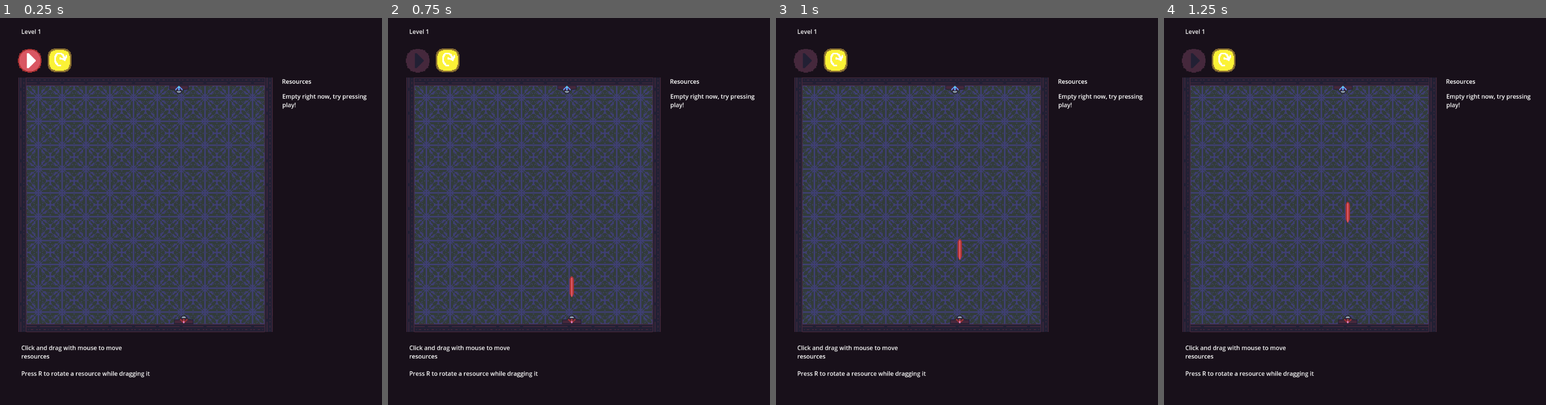
Above: before the commit, frames 1-4 (left to right).
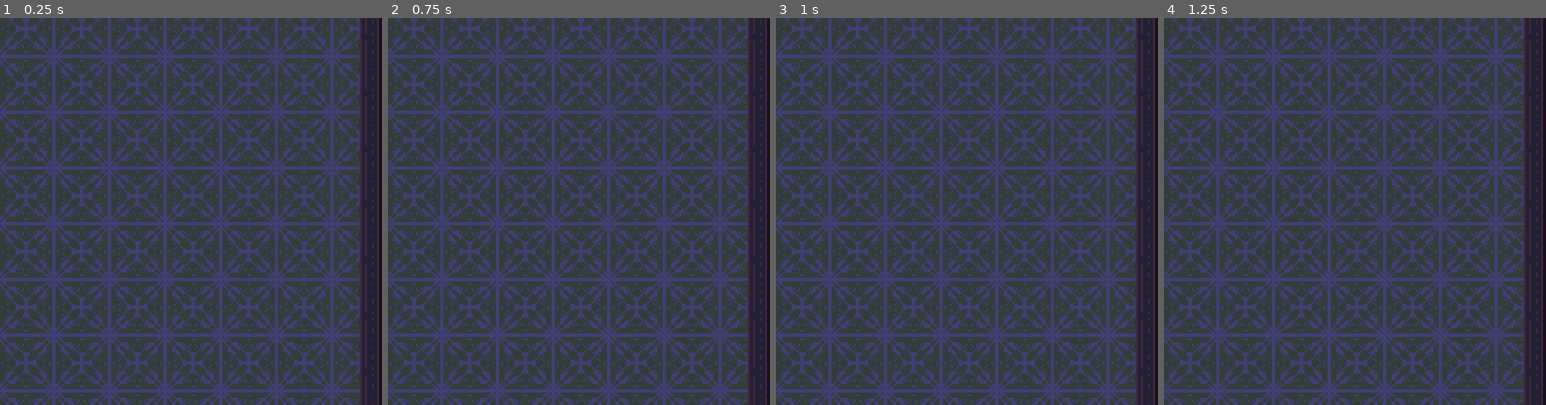
Above: after the commit, the same moments.

Repository: soheilchavo/AllAboutThatSnellNoTreble
Game: Godot game, scene res://Levels/Level1.tscn
Same seed, same stepped clock (60 frames per second), same inputs: the game is played once before the commit and once after it.
Inputs (mouse positions are in pixels of both pictures, inside the frame that each line leads up to):
- Up to frame 1 (0.25 s): no input
- Up to frame 2 (0.75 s): tap R (Rotate) at 0.5 s; drag from (418, 60) to (567, 91) at 0.52 s
- Up to frame 3 (1 s): no input
- Up to frame 4 (1.25 s): no input

The runs differ from the first frame. In frame 1, 79% of the frame differs, in the area x 0-100%, y 0-100%; in frame 2, 79%; in frame 3, 79%; in frame 4, 79%.

Commit message:
Minor Reforms

Diff:
--- a/Levels/Level1.tscn
+++ b/Levels/Level1.tscn
@@ -1,6 +1,7 @@
-[gd_scene load_steps=10 format=3 uid="uid://bbwaac5tli6dq"]
+[gd_scene load_steps=11 format=3 uid="uid://bbwaac5tli6dq"]
 
 [ext_resource type="Texture2D" uid="uid://3efhem05d81h" path="res://sprites/Background.png" id="1_5g41i"]
+[ext_resource type="PackedScene" uid="uid://cws2rop55m7jy" path="res://camera_obj.tscn" id="1_7fl83"]
 [ext_resource type="Texture2D" uid="uid://7ep6i32i28j6" path="res://sprites/Wall.png" id="2_7fl83"]
 [ext_resource type="PackedScene" uid="uid://cl2jadwc7hird" path="res://scenes/Source.tscn" id="3_p5226"]
 [ext_resource type="PackedScene" uid="uid://u0ihkwmrusrc" path="res://scenes/Reciever.tscn" id="4_tuji2"]
@@ -14,10 +15,7 @@
 
 [node name="BaseScene" type="Node2D"]
 
-[node name="Camera2D" type="Camera2D" parent="."]
-offset = Vector2(137.26, 0)
-zoom = Vector2(0.77, 0.77)
-limit_enabled = false
+[node name="Camera2D" parent="." instance=ExtResource("1_7fl83")]
 
 [node name="Backgrounds" type="Node2D" parent="."]
 
--- a/Levels/Level10.tscn
+++ b/Levels/Level10.tscn
@@ -1,6 +1,7 @@
-[gd_scene load_steps=16 format=3 uid="uid://cvj2tyhitevbk"]
+[gd_scene load_steps=17 format=3 uid="uid://cvj2tyhitevbk"]
 
 [ext_resource type="Texture2D" uid="uid://3efhem05d81h" path="res://sprites/Background.png" id="1_av53g"]
+[ext_resource type="PackedScene" uid="uid://cws2rop55m7jy" path="res://camera_obj.tscn" id="1_g6ghg"]
 [ext_resource type="Texture2D" uid="uid://7ep6i32i28j6" path="res://sprites/Wall.png" id="2_g6ghg"]
 [ext_resource type="PackedScene" uid="uid://cl2jadwc7hird" path="res://scenes/Source.tscn" id="3_8nqai"]
 [ext_resource type="PackedScene" uid="uid://u0ihkwmrusrc" path="res://scenes/Reciever.tscn" id="4_357ht"]
@@ -24,10 +25,7 @@
 
 [node name="BaseScene" type="Node2D"]
 
-[node name="Camera2D" type="Camera2D" parent="."]
-offset = Vector2(137.26, 0)
-zoom = Vector2(0.77, 0.77)
-limit_enabled = false
+[node name="Camera2D" parent="." instance=ExtResource("1_g6ghg")]
 
 [node name="Backgrounds" type="Node2D" parent="."]
 
--- a/Levels/Level2.tscn
+++ b/Levels/Level2.tscn
@@ -1,6 +1,7 @@
-[gd_scene load_steps=11 format=3 uid="uid://csos8wugnncb4"]
+[gd_scene load_steps=12 format=3 uid="uid://csos8wugnncb4"]
 
 [ext_resource type="Texture2D" uid="uid://3efhem05d81h" path="res://sprites/Background.png" id="1_vd23k"]
+[ext_resource type="PackedScene" uid="uid://cws2rop55m7jy" path="res://camera_obj.tscn" id="1_x7rwe"]
 [ext_resource type="Texture2D" uid="uid://7ep6i32i28j6" path="res://sprites/Wall.png" id="2_x7rwe"]
 [ext_resource type="PackedScene" uid="uid://cl2jadwc7hird" path="res://scenes/Source.tscn" id="3_lf2mf"]
 [ext_resource type="PackedScene" uid="uid://u0ihkwmrusrc" path="res://scenes/Reciever.tscn" id="4_80cou"]
@@ -15,10 +16,7 @@
 
 [node name="BaseScene" type="Node2D"]
 
-[node name="Camera2D" type="Camera2D" parent="."]
-offset = Vector2(137.26, 0)
-zoom = Vector2(0.77, 0.77)
-limit_enabled = false
+[node name="Camera2D" parent="." instance=ExtResource("1_x7rwe")]
 
 [node name="Backgrounds" type="Node2D" parent="."]
 
--- a/Levels/Level3.tscn
+++ b/Levels/Level3.tscn
@@ -1,5 +1,6 @@
-[gd_scene load_steps=11 format=3 uid="uid://c1nxi4582emxn"]
-
+[gd_scene load_steps=12 format=3 uid="uid://c1nxi4582emxn"]
+
+[ext_resource type="PackedScene" uid="uid://cws2rop55m7jy" path="res://camera_obj.tscn" id="1_hy5j1"]
 [ext_resource type="Texture2D" uid="uid://3efhem05d81h" path="res://sprites/Background.png" id="1_q5lgr"]
 [ext_resource type="Texture2D" uid="uid://7ep6i32i28j6" path="res://sprites/Wall.png" id="2_hy5j1"]
 [ext_resource type="PackedScene" uid="uid://cl2jadwc7hird" path="res://scenes/Source.tscn" id="3_xxxi4"]
@@ -15,10 +16,7 @@
 
 [node name="BaseScene" type="Node2D"]
 
-[node name="Camera2D" type="Camera2D" parent="."]
-offset = Vector2(137.26, 0)
-zoom = Vector2(0.77, 0.77)
-limit_enabled = false
+[node name="Camera2D" parent="." instance=ExtResource("1_hy5j1")]
 
 [node name="Backgrounds" type="Node2D" parent="."]
 
--- a/Levels/Level4.tscn
+++ b/Levels/Level4.tscn
@@ -1,6 +1,7 @@
-[gd_scene load_steps=11 format=3 uid="uid://c40w5jbkuppa3"]
+[gd_scene load_steps=12 format=3 uid="uid://c40w5jbkuppa3"]
 
 [ext_resource type="Texture2D" uid="uid://3efhem05d81h" path="res://sprites/Background.png" id="1_lfbxl"]
+[ext_resource type="PackedScene" uid="uid://cws2rop55m7jy" path="res://camera_obj.tscn" id="1_v72e1"]
 [ext_resource type="Texture2D" uid="uid://7ep6i32i28j6" path="res://sprites/Wall.png" id="2_v72e1"]
 [ext_resource type="PackedScene" uid="uid://cl2jadwc7hird" path="res://scenes/Source.tscn" id="3_so18s"]
 [ext_resource type="PackedScene" uid="uid://u0ihkwmrusrc" path="res://scenes/Reciever.tscn" id="4_hg5yk"]
@@ -15,10 +16,7 @@
 
 [node name="BaseScene" type="Node2D"]
 
-[node name="Camera2D" type="Camera2D" parent="."]
-offset = Vector2(137.26, 0)
-zoom = Vector2(0.77, 0.77)
-limit_enabled = false
+[node name="Camera2D" parent="." instance=ExtResource("1_v72e1")]
 
 [node name="Backgrounds" type="Node2D" parent="."]
 
--- a/Levels/Level5.tscn
+++ b/Levels/Level5.tscn
@@ -1,5 +1,6 @@
-[gd_scene load_steps=11 format=3 uid="uid://b6jc0opw1t888"]
-
+[gd_scene load_steps=12 format=3 uid="uid://b6jc0opw1t888"]
+
+[ext_resource type="PackedScene" uid="uid://cws2rop55m7jy" path="res://camera_obj.tscn" id="1_nijbd"]
 [ext_resource type="Texture2D" uid="uid://3efhem05d81h" path="res://sprites/Background.png" id="1_w1sat"]
 [ext_resource type="Texture2D" uid="uid://7ep6i32i28j6" path="res://sprites/Wall.png" id="2_nijbd"]
 [ext_resource type="PackedScene" uid="uid://cl2jadwc7hird" path="res://scenes/Source.tscn" id="3_cg4ff"]
@@ -15,10 +16,7 @@
 
 [node name="BaseScene" type="Node2D"]
 
-[node name="Camera2D" type="Camera2D" parent="."]
-offset = Vector2(137.26, 0)
-zoom = Vector2(0.77, 0.77)
-limit_enabled = false
+[node name="Camera2D" parent="." instance=ExtResource("1_nijbd")]
 
 [node name="Backgrounds" type="Node2D" parent="."]
 
--- a/Levels/Level6.tscn
+++ b/Levels/Level6.tscn
@@ -1,5 +1,6 @@
-[gd_scene load_steps=11 format=3 uid="uid://pwabbodef4tt"]
-
+[gd_scene load_steps=12 format=3 uid="uid://pwabbodef4tt"]
+
+[ext_resource type="PackedScene" uid="uid://cws2rop55m7jy" path="res://camera_obj.tscn" id="1_nkn5i"]
 [ext_resource type="Texture2D" uid="uid://3efhem05d81h" path="res://sprites/Background.png" id="1_uj6fh"]
 [ext_resource type="Texture2D" uid="uid://7ep6i32i28j6" path="res://sprites/Wall.png" id="2_nkn5i"]
 [ext_resource type="PackedScene" uid="uid://cl2jadwc7hird" path="res://scenes/Source.tscn" id="3_me3ps"]
@@ -15,10 +16,7 @@
 
 [node name="BaseScene" type="Node2D"]
 
-[node name="Camera2D" type="Camera2D" parent="."]
-offset = Vector2(137.26, 0)
-zoom = Vector2(0.77, 0.77)
-limit_enabled = false
+[node name="Camera2D" parent="." instance=ExtResource("1_nkn5i")]
 
 [node name="Backgrounds" type="Node2D" parent="."]
 
--- a/Levels/Level7.tscn
+++ b/Levels/Level7.tscn
@@ -1,5 +1,6 @@
 [gd_scene load_steps=17 format=3 uid="uid://0akihebpwd5p"]
 
+[ext_resource type="PackedScene" uid="uid://cws2rop55m7jy" path="res://camera_obj.tscn" id="1_4b247"]
 [ext_resource type="Texture2D" uid="uid://3efhem05d81h" path="res://sprites/Background.png" id="1_sdhjx"]
 [ext_resource type="Texture2D" uid="uid://7ep6i32i28j6" path="res://sprites/Wall.png" id="2_i4375"]
 [ext_resource type="PackedScene" uid="uid://cl2jadwc7hird" path="res://scenes/Source.tscn" id="3_4b247"]
@@ -15,26 +16,20 @@
 size = Vector2(680, 20)
 
 [sub_resource type="RectangleShape2D" id="RectangleShape2D_i4375"]
-size = Vector2(415, 20)
+size = Vector2(526, 20)
 
 [sub_resource type="RectangleShape2D" id="RectangleShape2D_4b247"]
-size = Vector2(383, 20)
+size = Vector2(302, 20)
 
 [sub_resource type="RectangleShape2D" id="RectangleShape2D_o4d3g"]
 size = Vector2(579.5, 20)
 
 [sub_resource type="RectangleShape2D" id="RectangleShape2D_isovy"]
-size = Vector2(191.75, 20)
-
-[sub_resource type="RectangleShape2D" id="RectangleShape2D_g3tdx"]
-size = Vector2(125.875, 20)
+size = Vector2(247.75, 20)
 
 [node name="BaseScene" type="Node2D"]
 
-[node name="Camera2D" type="Camera2D" parent="."]
-offset = Vector2(137.26, 0)
-zoom = Vector2(0.77, 0.77)
-limit_enabled = false
+[node name="Camera2D" parent="." instance=ExtResource("1_4b247")]
 
 [node name="Backgrounds" type="Node2D" parent="."]
 
@@ -636,20 +631,6 @@
 flip_h = true
 flip_v = true
 
-[node name="Wall44" type="Sprite2D" parent="Walls"]
-position = Vector2(-157, -307)
-rotation = 1.5707964
-texture = ExtResource("2_i4375")
-flip_h = true
-flip_v = true
-
-[node name="Wall45" type="Sprite2D" parent="Walls"]
-position = Vector2(-157, -243)
-rotation = 1.5707964
-texture = ExtResource("2_i4375")
-flip_h = true
-flip_v = true
-
 [node name="Wall47" type="Sprite2D" parent="Walls"]
 position = Vector2(-157, -63)
 rotation = 1.5707964
@@ -657,6 +638,20 @@
 flip_h = true
 flip_v = true
 
+[node name="Wall58" type="Sprite2D" parent="Walls"]
+position = Vector2(-157, -125)
+rotation = 1.5707964
+texture = ExtResource("2_i4375")
+flip_h = true
+flip_v = true
+
+[node name="Wall59" type="Sprite2D" parent="Walls"]
+position = Vector2(-157, -174)
+rotation = 1.5707964
+texture = ExtResource("2_i4375")
+flip_h = true
+flip_v = true
+
 [node name="Wall48" type="Sprite2D" parent="Walls"]
 position = Vector2(-157, -52)
 rotation = 1.5707964
@@ -727,15 +722,8 @@
 flip_h = true
 flip_v = true
 
-[node name="Wall59" type="Sprite2D" parent="Walls"]
-position = Vector2(11, -51)
-rotation = 1.5707964
-texture = ExtResource("2_i4375")
-flip_h = true
-flip_v = true
-
 [node name="Wall60" type="Sprite2D" parent="Walls"]
-position = Vector2(11, 13)
+position = Vector2(11, -121)
 rotation = 1.5707964
 texture = ExtResource("2_i4375")
 flip_h = true
@@ -743,6 +731,13 @@
 
 [node name="Wall61" type="Sprite2D" parent="Walls"]
 position = Vector2(11, 77)
+rotation = 1.5707964
+texture = ExtResource("2_i4375")
+flip_h = true
+flip_v = true
+
+[node name="Wall75" type="Sprite2D" parent="Walls"]
+position = Vector2(11, 31)
 rotation = 1.5707964
 texture = ExtResource("2_i4375")
 flip_h = true
@@ -963,12 +958,12 @@
 shape = SubResource("RectangleShape2D_2puwf")
 
 [node name="CollisionShape2D5" type="CollisionShape2D" parent="Walls/Wallbody2"]
-position = Vector2(-154, 112.5)
+position = Vector2(-154, 57)
 rotation = 1.5707964
 shape = SubResource("RectangleShape2D_i4375")
 
 [node name="CollisionShape2D6" type="CollisionShape2D" parent="Walls/Wallbody2"]
-position = Vector2(12.999998, 109.5)
+position = Vector2(12.999996, 150)
 rotation = 1.5707964
 shape = SubResource("RectangleShape2D_4b247")
 
@@ -978,14 +973,9 @@
 shape = SubResource("RectangleShape2D_o4d3g")
 
 [node name="CollisionShape2D8" type="CollisionShape2D" parent="Walls/Wallbody2"]
-position = Vector2(13.000009, -241.875)
+position = Vector2(13.000008, -213.875)
 rotation = 1.5707964
 shape = SubResource("RectangleShape2D_isovy")
-
-[node name="CollisionShape2D9" type="CollisionShape2D" parent="Walls/Wallbody2"]
-position = Vector2(-154, -273.9375)
-rotation = 1.5707964
-shape = SubResource("RectangleShape2D_g3tdx")
 
 [node name="CollisionShape2D3" type="CollisionShape2D" parent="Walls/Wallbody2"]
 position = Vector2(340, 0)
--- a/Levels/Level8.tscn
+++ b/Levels/Level8.tscn
@@ -1,5 +1,6 @@
-[gd_scene load_steps=12 format=3 uid="uid://cl08pujp4s7kk"]
-
+[gd_scene load_steps=13 format=3 uid="uid://cl08pujp4s7kk"]
+
+[ext_resource type="PackedScene" uid="uid://cws2rop55m7jy" path="res://camera_obj.tscn" id="1_mu778"]
 [ext_resource type="Texture2D" uid="uid://3efhem05d81h" path="res://sprites/Background.png" id="1_s35pp"]
 [ext_resource type="Texture2D" uid="uid://7ep6i32i28j6" path="res://sprites/Wall.png" id="2_mu778"]
 [ext_resource type="PackedScene" uid="uid://cl2jadwc7hird" path="res://scenes/Source.tscn" id="3_uuuni"]
@@ -16,10 +17,7 @@
 
 [node name="BaseScene" type="Node2D"]
 
-[node name="Camera2D" type="Camera2D" parent="."]
-offset = Vector2(137.26, 0)
-zoom = Vector2(0.77, 0.77)
-limit_enabled = false
+[node name="Camera2D" parent="." instance=ExtResource("1_mu778")]
 
 [node name="Backgrounds" type="Node2D" parent="."]
 
--- a/Levels/Level9.tscn
+++ b/Levels/Level9.tscn
@@ -1,6 +1,7 @@
-[gd_scene load_steps=17 format=3 uid="uid://c1qj1aibsyb0j"]
+[gd_scene load_steps=18 format=3 uid="uid://c1qj1aibsyb0j"]
 
 [ext_resource type="Texture2D" uid="uid://3efhem05d81h" path="res://sprites/Background.png" id="1_15dr6"]
+[ext_resource type="PackedScene" uid="uid://cws2rop55m7jy" path="res://camera_obj.tscn" id="1_by1fu"]
 [ext_resource type="Texture2D" uid="uid://7ep6i32i28j6" path="res://sprites/Wall.png" id="2_dvuif"]
 [ext_resource type="PackedScene" uid="uid://cl2jadwc7hird" path="res://scenes/Source.tscn" id="3_7ph8i"]
 [ext_resource type="PackedScene" uid="uid://u0ihkwmrusrc" path="res://scenes/Reciever.tscn" id="4_by1fu"]
@@ -27,10 +28,7 @@
 
 [node name="BaseScene" type="Node2D"]
 
-[node name="Camera2D" type="Camera2D" parent="."]
-offset = Vector2(137.26, 0)
-zoom = Vector2(0.77, 0.77)
-limit_enabled = false
+[node name="Camera2D" parent="." instance=ExtResource("1_by1fu")]
 
 [node name="Backgrounds" type="Node2D" parent="."]
 
--- /dev/null
+++ b/camera_obj.tscn
@@ -0,0 +1,6 @@
+[gd_scene format=3 uid="uid://cws2rop55m7jy"]
+
+[node name="Camera2D" type="Camera2D"]
+offset = Vector2(137.26, 0)
+zoom = Vector2(1.8, 1.8)
+limit_enabled = false
